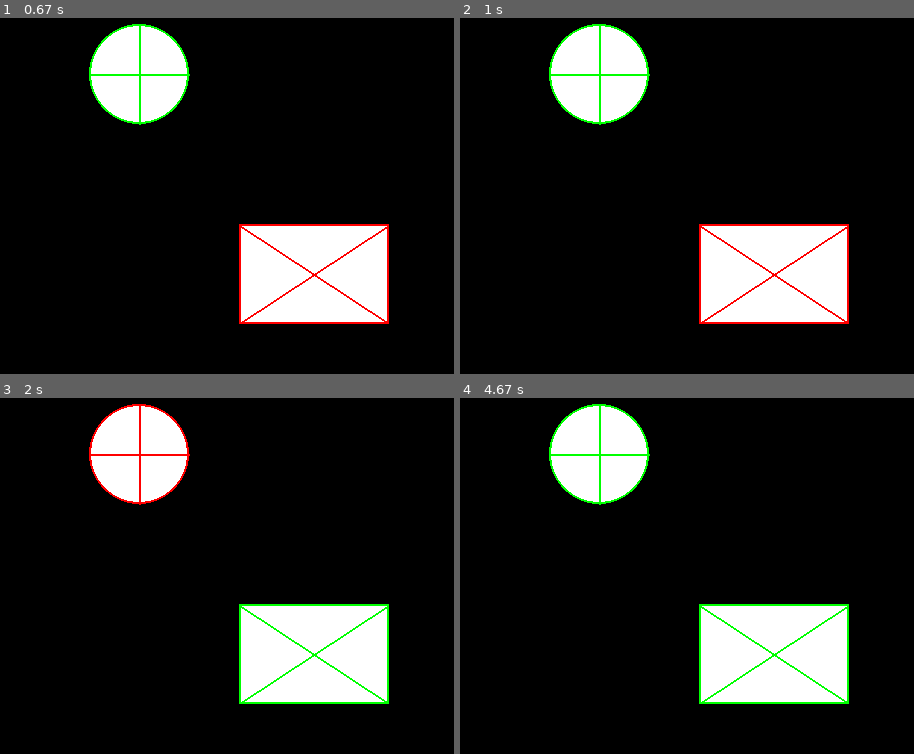
Above: before the commit, frames 1-4 (two rows, left to right).
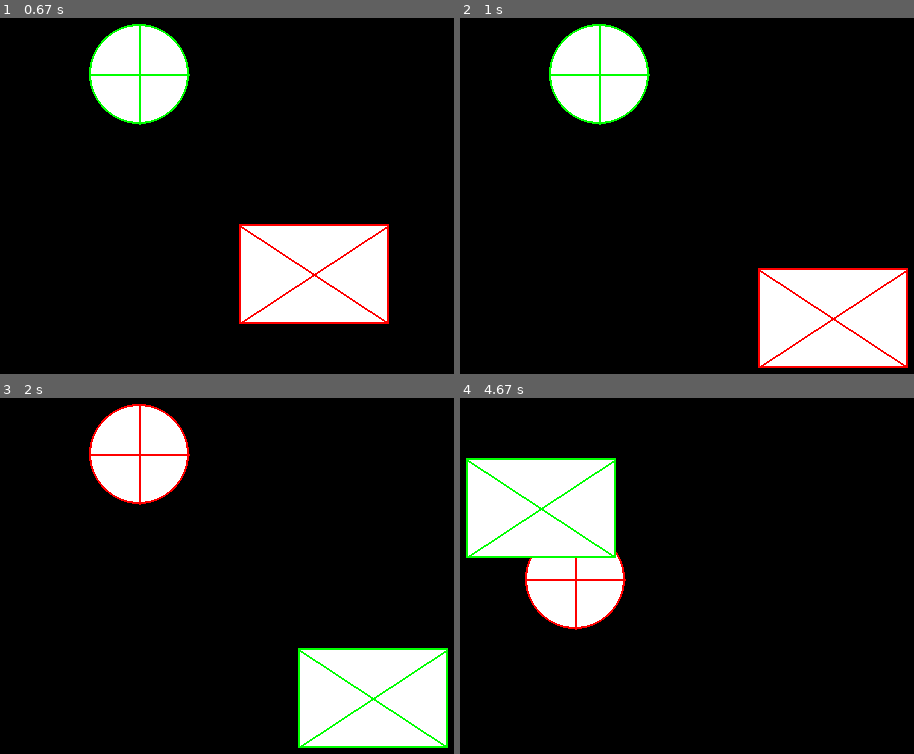
Above: after the commit, the same moments.

Repository: Supermango407/SPMG
Game: pygame game, started from test.py
Same seed, same stepped clock (60 frames per second), same inputs: the game is played once before the commit and once after it.
Inputs (mouse positions are in pixels of both pictures, inside the frame that each line leads up to):
- Up to frame 1 (0.67 s): click (245, 231) at 0.38 s
- Up to frame 2 (1 s): press the mouse at (705, 231) at 0.7 s; move the mouse to (732, 252) at 0.8 s; release the mouse at (764, 274) at 0.93 s
- Up to frame 3 (2 s): click (108, 419) at 1.08 s; press the mouse at (245, 611) at 1.53 s; move the mouse to (313, 650) at 1.63 s; release the mouse at (376, 689) at 1.77 s; click (163, 440) at 1.88 s
- Up to frame 4 (4.67 s): press the mouse at (623, 440) at 2.2 s; move the mouse to (718, 479) at 2.3 s; release the mouse at (814, 519) at 2.43 s; click (886, 711) at 2.55 s; press the mouse at (886, 711) at 2.87 s; move the mouse to (736, 615) at 2.97 s; release the mouse at (591, 519) at 3.1 s; press the mouse at (886, 711) at 3.2 s; move the mouse to (outside the picture) at 3.3 s; release the mouse at (outside the picture) at 3.43 s; click (623, 444) at 3.55 s; press the mouse at (623, 444) at 3.87 s; move the mouse to (746, 586) at 3.97 s; release the mouse at (864, 732) at 4.1 s; click (605, 490) at 4.25 s; press the mouse at (623, 444) at 4.53 s; move the mouse to (600, 568) at 4.63 s

Frame 1 is identical in both runs. In frame 2, 13% of the frame differs, in the area x 52-99%, y 57-99%; in frame 3, 13%; in frame 4, 24%, in the area x 1-86%, y 1-86%.

Commit message:
created draggable decorator

Diff:
--- /dev/null
+++ b/draggable.py
@@ -0,0 +1,66 @@
+from __future__ import annotations
+import pygame
+from pygame import Vector2
+from gameobject import Gameobject
+import collider
+from collider import Collider
+
+currently_dragging:Gameobject = None
+dragging_offset:Vector2 = Vector2(0, 0)
+start_dragging = Vector2(0, 0)
+
+def draggable(gameobject:Gameobject, collider:Collider=None) -> Gameobject:
+    """decorator to make `Gameojbects` dragable."""
+    if collider != None:
+        gameobject.collider = collider
+
+
+    # save original method
+    og_event = gameobject.event
+    # define new method
+    def event(self:Gameobject, event:pygame.event.Event):
+        global currently_dragging
+        global dragging_offset
+        global start_dragging
+
+        if event.type == pygame.MOUSEBUTTONDOWN:
+            if self.collider.mouse_over(): # clicks `self`
+                currently_dragging = self
+                dragging_offset = self.global_position() - Vector2(pygame.mouse.get_pos())
+                start_dragging = self.global_position()
+                self.started_dragging()
+        elif event.type == pygame.MOUSEBUTTONUP and currently_dragging is self: # lets go of `self`
+                self.stopped_dragging(start_dragging, self.global_position())
+                currently_dragging = None
+                dragging_offset = Vector2(0, 0)
+                start_dragging = Vector2(0, 0)
+
+        # call original method
+        og_event(self, event)
+    # set old method to new method
+    gameobject.event = event
+
+
+    # save original method
+    og_update = gameobject.update
+    # define new method
+    def update(self:Gameobject):
+        if currently_dragging is self:
+            self.set_position(Vector2(pygame.mouse.get_pos())+dragging_offset)
+
+        # call original method
+        og_update(self)
+    # set old method to new method
+    gameobject.update = update
+
+    if not hasattr(gameobject, "started_dragging"):
+        def started_dragging(self:Gameobject):
+            pass
+        gameobject.started_dragging = started_dragging
+
+    if not hasattr(gameobject, "stopped_dragging"):
+        def stopped_dragging(self:Gameobject, start:Vector2, end:Vector2):
+            pass
+        gameobject.stopped_dragging = stopped_dragging
+
+    return gameobject
--- a/gameobject.py
+++ b/gameobject.py
@@ -10,33 +10,69 @@
 
     # static methods
     @staticmethod
+    def static_start():
+        """called at start of game."""
+        for gameobject in Gameobject.gameobjects:
+            gameobject.start()
+
+    @staticmethod
     def static_update():
+        """called once per frame."""
         for gameobject in Gameobject.gameobjects:
             gameobject.update()
 
+    @staticmethod
+    def static_event(event:pygame.event.Event):
+        """called every pygame event."""
+        for gameobject in Gameobject.gameobjects:
+            if gameobject.listen:
+                gameobject.event(event)
+
     # built in
-    def __init__(self, position:Vector2, parrent:Gameobject=None, hidden=False):
+    def __init__(self, position:Vector2, parrent:Gameobject=None, hidden:bool=False, listen:bool=False):
         """
             position: the local location relative to it's parrent.
             parrent: the gameobject atached to.
             hidden: if True the Gameobject won't be drawn.
+            listen: if True the Gameobject event method will be called.
         """
         self.position = position
         self.parrent = parrent
         self.hidden = hidden
+        self.listen = listen
+
+        self.children:list[Gameobject] = []
+
+        if parrent != None:
+            parrent.children.append(self)
 
         Gameobject.gameobjects.append(self)
 
     # void methods
     def start(self) -> None:
+        """called at start of game."""
         pass
 
     def update(self) -> None:
+        """called once per frame."""
         if not self.hidden:
             self.draw()
 
     def draw(self) -> None:
         pass
+
+    def event(self, event:pygame.event.Event):
+        """called every pygame event if `self.listen` is True."""
+        pass
+
+    def set_position(self, new_postition:Vector2=None):
+        """set the local position of `self`."""
+        if new_postition == None:
+            new_postition = self.position
+
+        self.position = new_postition
+        for child in self.children:
+            child.set_position()
 
     # returning methods
     def global_position(self) -> Vector2:
--- a/test.py
+++ b/test.py
@@ -3,8 +3,11 @@
 import os
 from gameobject import Gameobject
 from collider import CircleCollider, RectCollider
+from draggable import draggable, currently_dragging
+import inspect
 
 
+@draggable
 class Circle(Gameobject):
 
     def __init__(self, position, radius:float, color:tuple[3]):
@@ -12,7 +15,7 @@
             raduis: the size of the circle.
             color: the color of the circle.
         """
-        super().__init__(position)
+        super().__init__(position, listen=True)
         self.radius = radius
         self.color = color
         self.collider = CircleCollider(parrent=self, hidden=False)
@@ -20,13 +23,25 @@
     def draw(self):
         pygame.draw.circle(Gameobject.window, self.color, self.global_position(), self.radius)
 
+    def started_dragging(self):
+        print('started', self)
 
+    def stopped_dragging(self, start:Vector2, end:Vector2):
+        print('stopped', start, end, self)
+        self.set_position(start)
+
+    # def update(self):
+    #     super().update()
+    #     self.set_position(self.position+Vector2(1, 0))
+
+
+@draggable
 class Rect(Gameobject):
     def __init__(self, position, size:list[float, float], color:tuple[int, int, int]):
         """
             color: the color of the circle.
         """
-        super().__init__(position)
+        super().__init__(position, listen=True)
         self.size = size
         self.color = color
         self.collider = RectCollider(parrent=self, hidden=False)
@@ -34,6 +49,16 @@
     def draw(self):
         pos = self.global_position()
         pygame.draw.rect(Gameobject.window, self.color, (pos.x, pos.y, self.size[0], self.size[1]))
+
+    def started_dragging(self):
+        print('started', self)
+
+    def stopped_dragging(self, start:Vector2, end:Vector2):
+        print('stopped', start, end, self)
+
+    # def update(self):
+    #     super().update()
+    #     self.set_position(self.position+Vector2(0, -1))
 
 
 circle = Circle(Vector2(150, 100), 50, (255, 255, 255))
@@ -52,6 +77,7 @@
     window = pygame.display.set_mode((512, 512))
     clock = pygame.time.Clock()
     Gameobject.window = window
+    Gameobject.static_start()
 
     # main loop
     running = True
@@ -60,8 +86,11 @@
         for event in pygame.event.get():
             if event.type == pygame.QUIT:
                 running = False
+            else:
+                Gameobject.static_event(event)
+
+        # print(currently_dragging)
         Gameobject.static_update()
-
         pygame.display.update()
         clock.tick(30)
 
